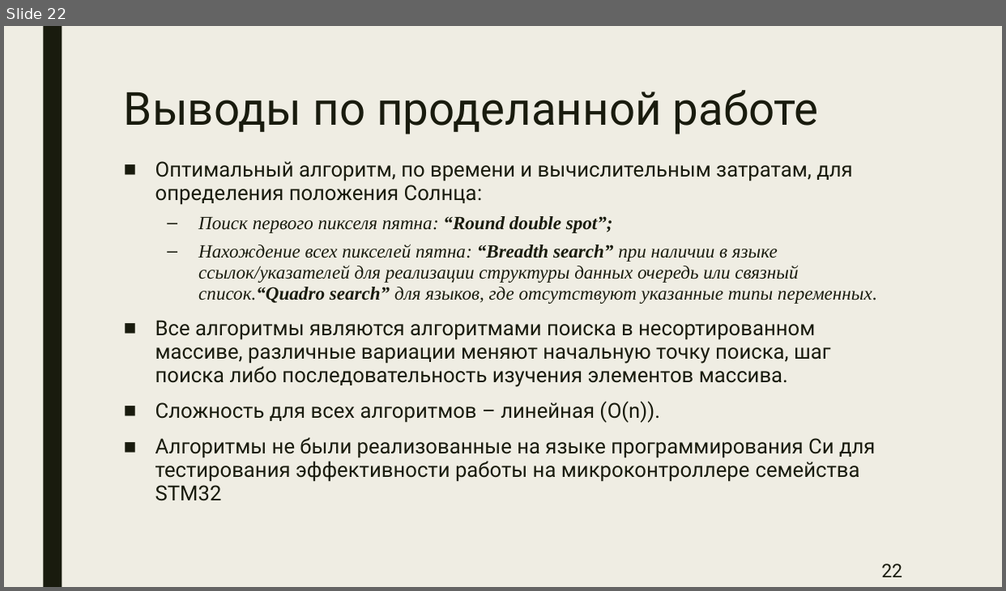
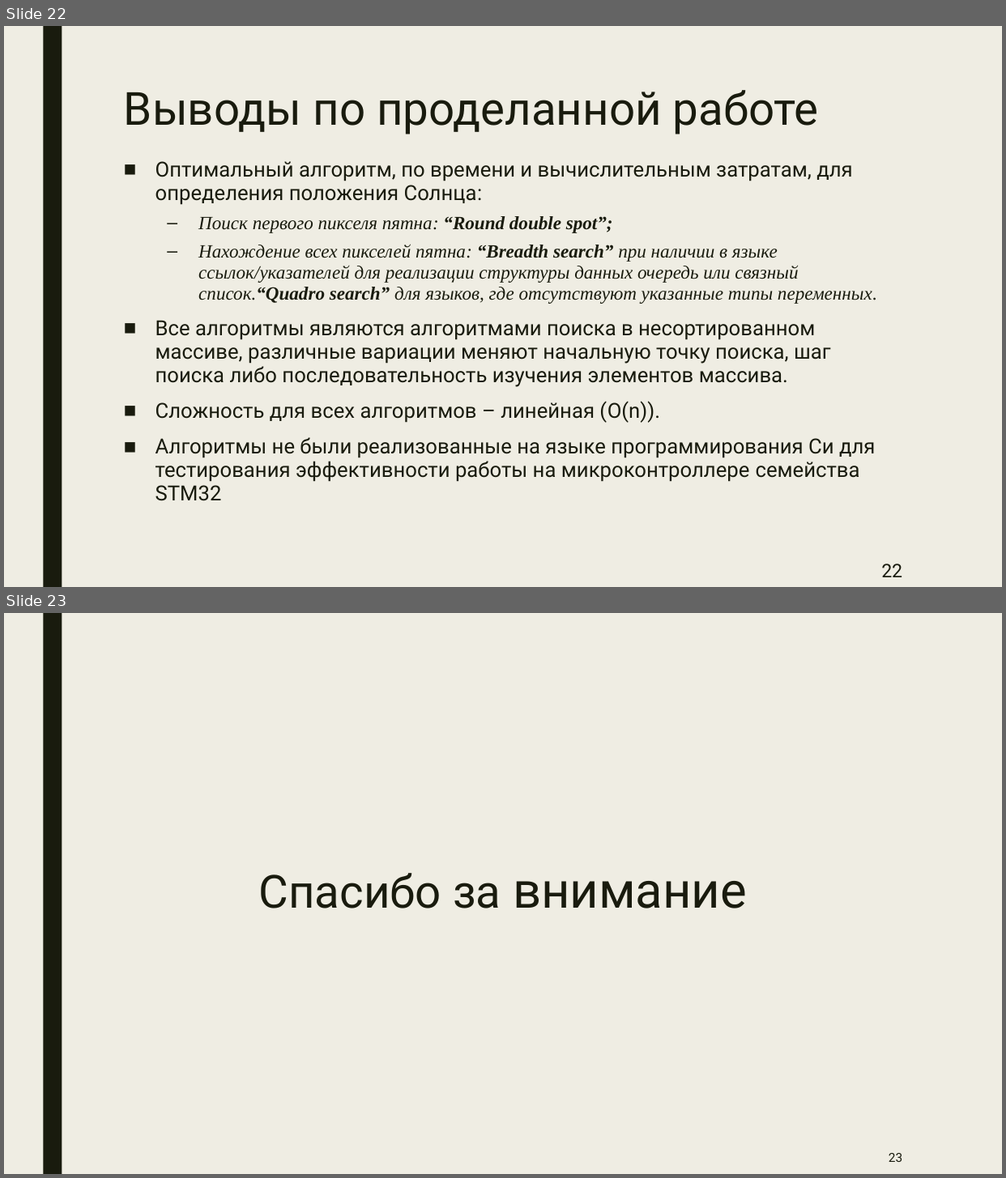
Before and after one commit to BarikQ/course_4, a slide deck: Pres/Диплом преза.pptx. Shown one above the other, each under a label of ours: slide 22 before the commit, slides 22 and 23 after it. The pictures are 1006x591 and 1006x1178 pixels, drawn with LibreOffice and Linux fonts; fonts in the diff are those of the drawing. Boxes give left, top, right and bottom in pixels: in the first picture for what was removed or moved away, otherwise in the second. Text is boxed around its words. In the diff, an @@ line names an element or a change of style, - is before the commit and + after.

```diff
--- a/Pres/Диплом преза.pptx
+++ b/Pres/Диплом преза.pptx
@@ slide 23 added at bbox=[4, 613, 1002, 1174], background #EFEDE3; not listed: 1 template element that a slide beside it also shows @@
@@ title added at bbox=[259, 873, 747, 909], 44 pt, text #191B0E @@
+Спасибо за внимание
@@ page number added at bbox=[889, 1153, 902, 1162], 12 pt, text #191B0E @@
+23
```
Also in this commit, not shown: 2 slides changed, 1 other file.
